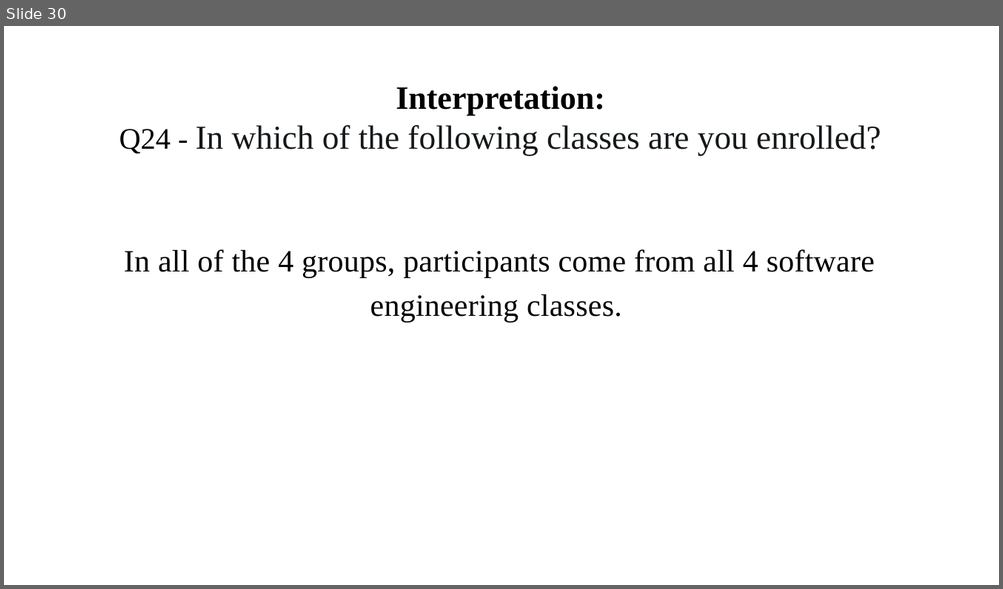
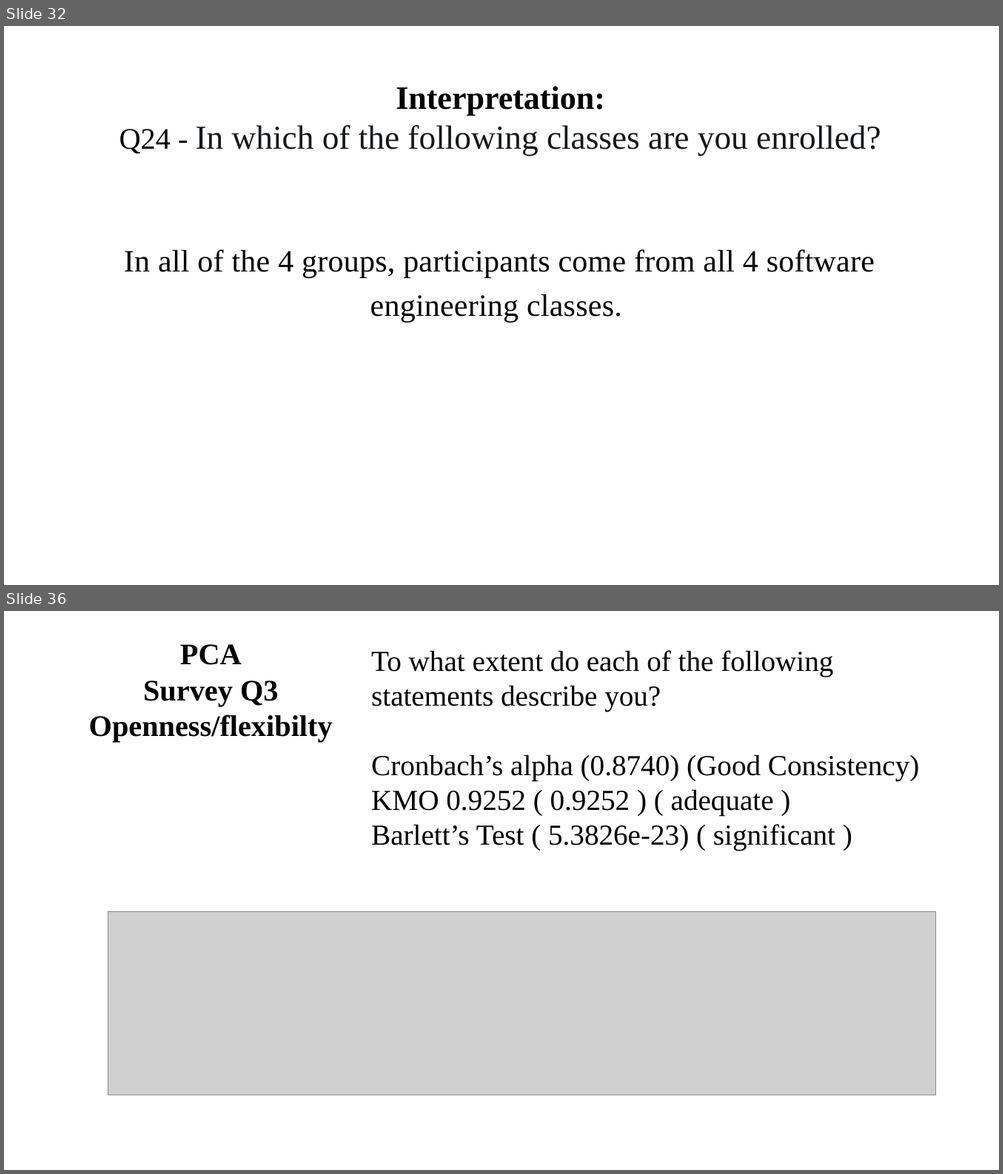
Before and after one commit to ironhacks/spring-2017-analysis, a slide deck: surveys/survey_analysis_and_pca_theory.pptx. Shown one above the other, each under a label of ours: slide 30 before the commit, slides 32 and 36 after it; the slides between them are not shown. The pictures are 1003x589 and 1003x1174 pixels, drawn with LibreOffice and Linux fonts; fonts in the diff are those of the drawing; grey boxes stand for pictures. Boxes give left, top, right and bottom in pixels: in the first picture for what was removed or moved away, otherwise in the second. Text is boxed around its words. In the diff, an @@ line names an element or a change of style, - is before the commit and + after.

Commit message:
survey update

```diff
--- a/surveys/survey_analysis_and_pca_theory.pptx
+++ b/surveys/survey_analysis_and_pca_theory.pptx
@@ slide 36 added at [4, 611, 999, 1170], background #FFFFFF @@
@@ title added at [89, 644, 333, 743], 28.8 pt, text #000000, bold @@
+PCA
+Survey Q3
+Openness/flexibilty
@@ text added at [371, 650, 919, 851], 28 pt, text #000000 @@
+To what extent do each of the following statements describe you?
+Cronbach’s alpha (0.8740) (Good Consistency)
+KMO 0.9252 ( 0.9252 ) ( adequate )
+Barlett’s Test ( 5.3826e-23) ( significant )
@@ picture added at [108, 911, 935, 1095] @@
@@ what was slide 30 is now slide 32 @@
```
Also in this commit, not shown: 4 other slides added, 3 other files.
